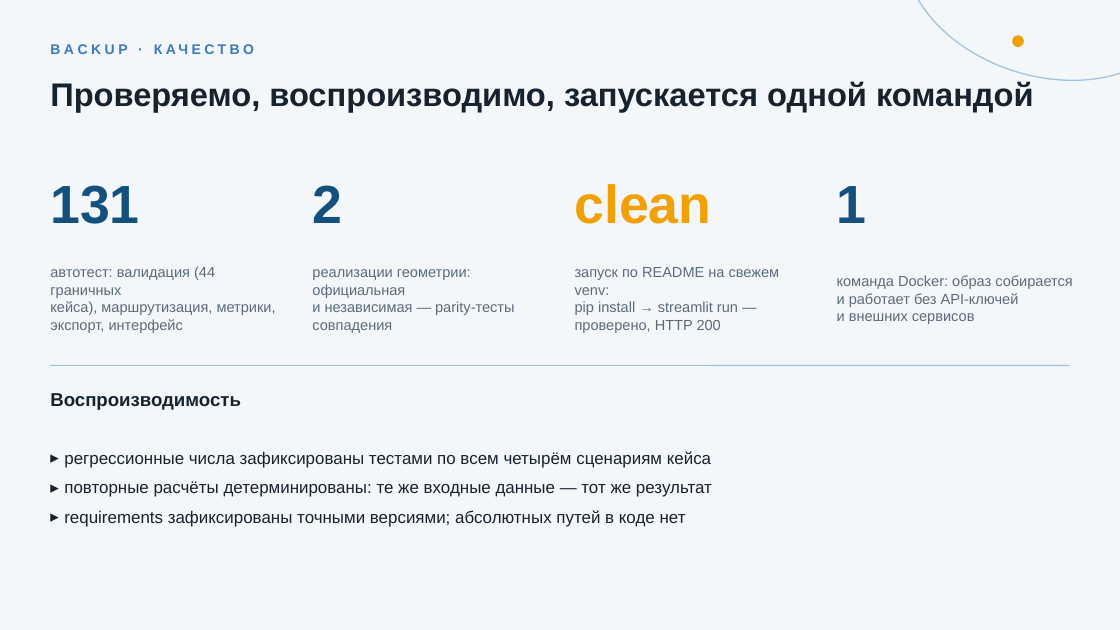
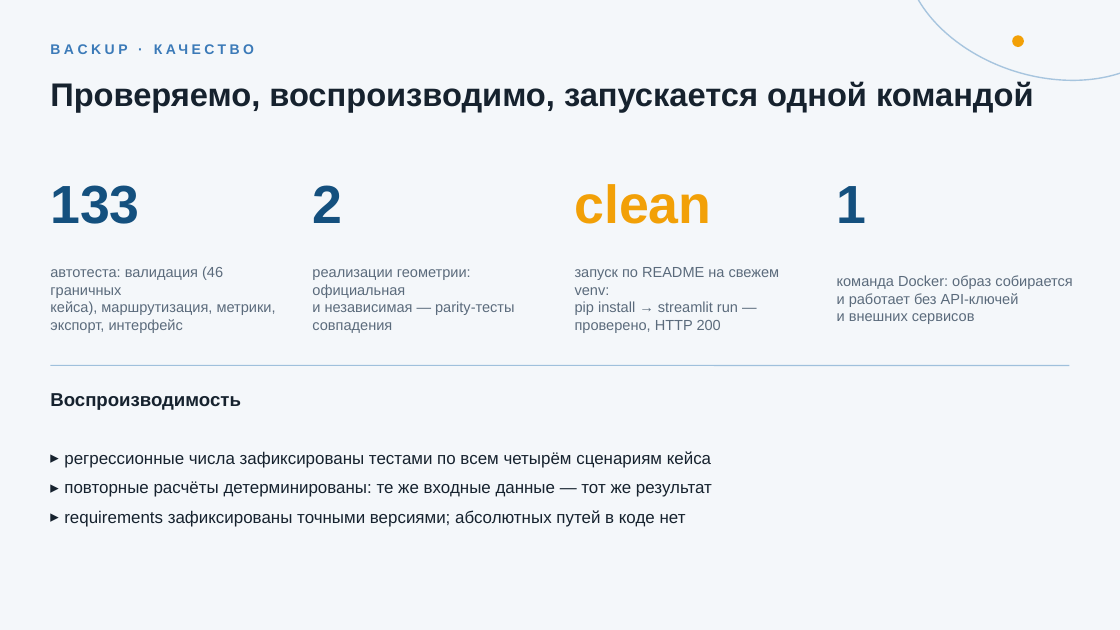
Before and after one commit to ivergit88/cosmohak, a slide deck: slide 8 of presentation/kosmo-nizni_klodiki_148.pptx. Drawn at 1120x630 pixels with LibreOffice and Linux fonts; fonts in the diff are those of the drawing. Boxes give left, top, right and bottom in pixels: in the first picture for what was removed or moved away, otherwise in the second. Text is boxed around its words. In the diff, an @@ line names an element or a change of style, - is before the commit and + after.

```diff
--- a/presentation/kosmo-nizni_klodiki_148.pptx
+++ b/presentation/kosmo-nizni_klodiki_148.pptx
@@ text at box(50, 185, 139, 224): text changed @@
-131
+133
@@ text at box(50, 266, 223, 298): text changed @@
-автотест: валидация (44 граничных
+автотеста: валидация (46 граничных
```
Also in this commit, not shown: 7 other slides changed, 25 other files.
